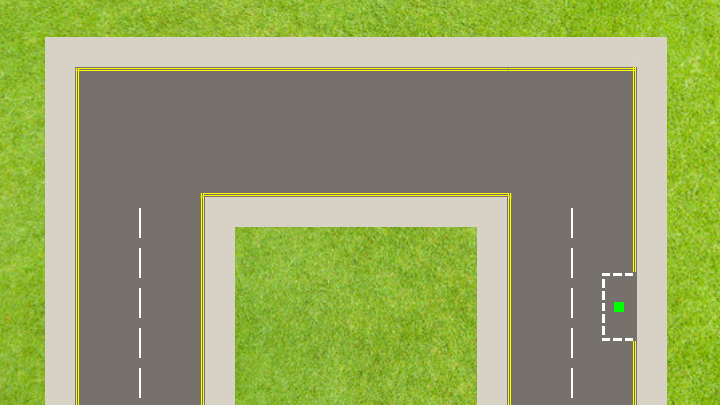
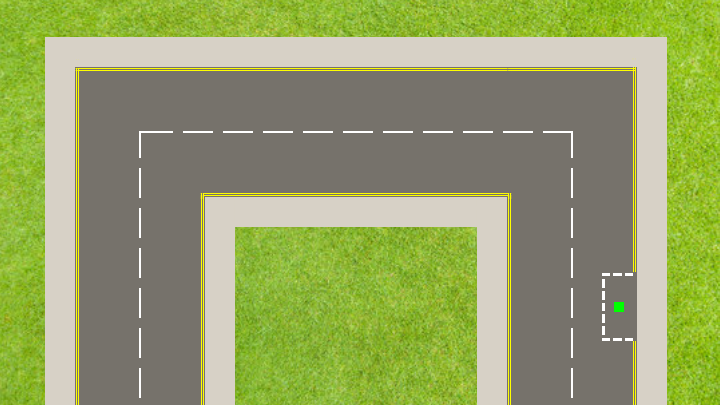
Before/after of a 720px x 405px layered artwork. What changed in the layer stack:
pixels changed over <box>139,131,573,198</box> (layer not identified)
